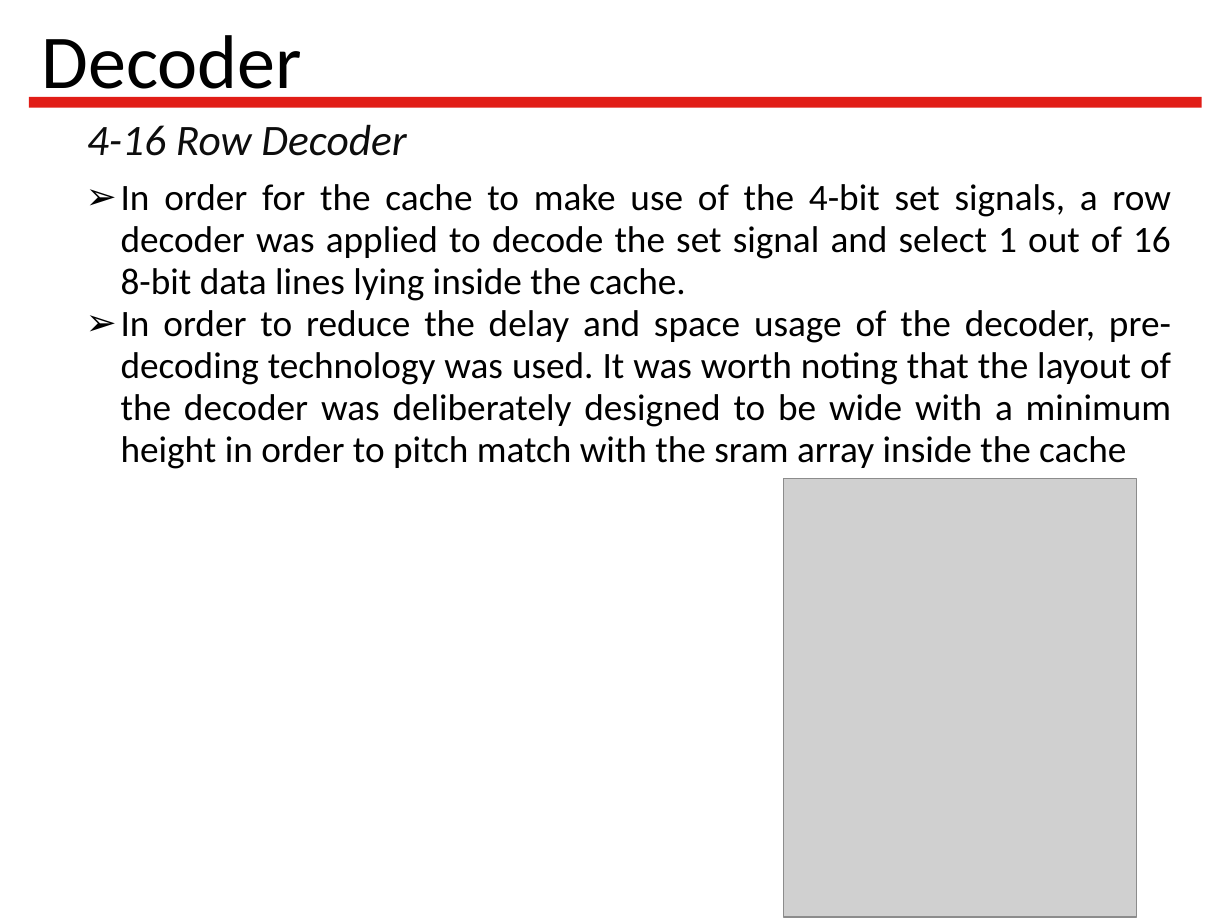
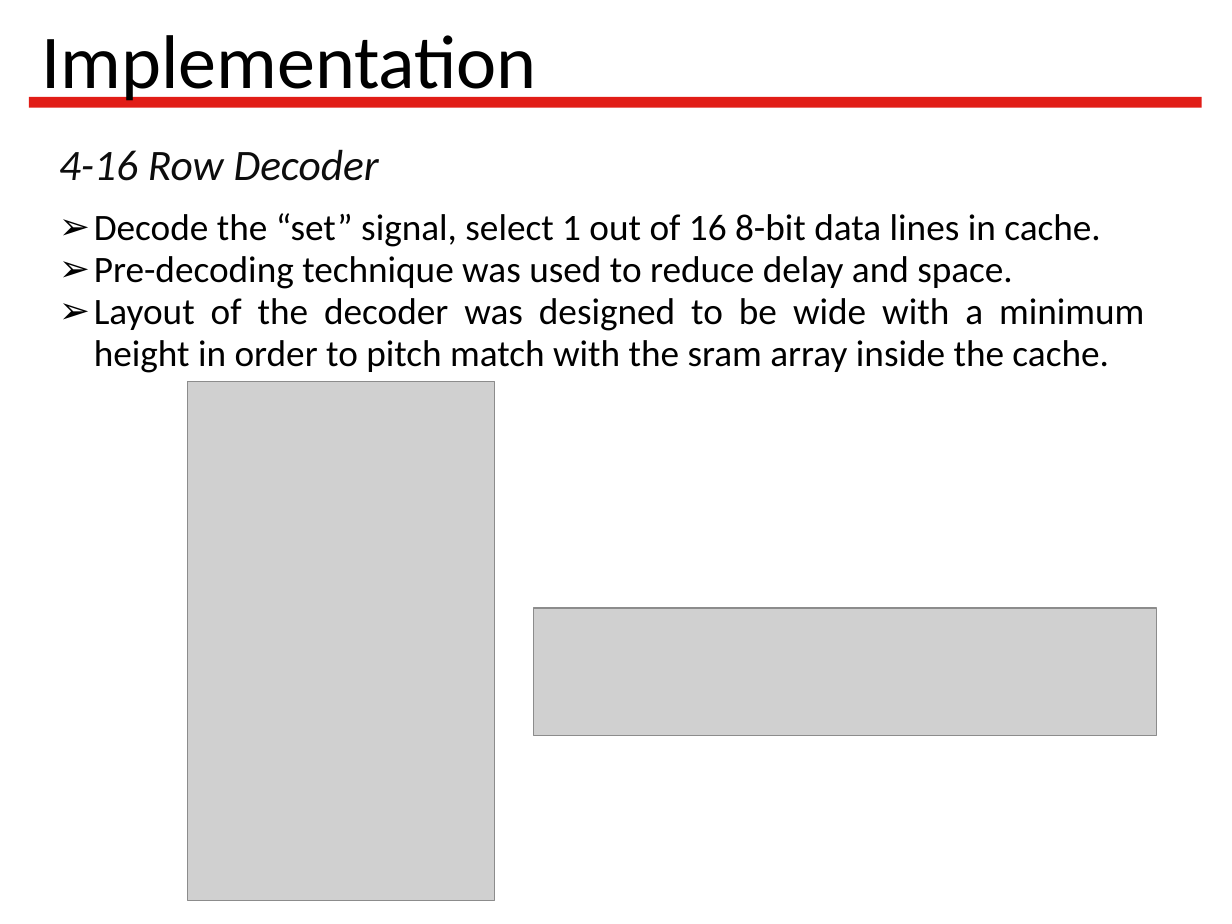
Before and after one commit to Latootoo/ECSE_548, a slide deck: slide 12 of Reports/presentation/Vlsi_project_presentation.ppt (slide 9 before the commit). Drawn at 1232x924 pixels with LibreOffice and Linux fonts; fonts in the diff are those of the drawing; grey boxes stand for pictures; background and template pictures are left out. Boxes give left, top, right and bottom in pixels: in the first picture for what was removed or moved away, otherwise in the second. Text is boxed around its words. In the diff, an @@ line names an element or a change of style, - is before the commit and + after.

```diff
--- a/Reports/presentation/Vlsi_project_presentation.ppt
+++ b/Reports/presentation/Vlsi_project_presentation.ppt
@@ title at (x1=42, y1=35, x2=537, y2=106): text changed @@
-Decoder
+Implementation
@@ text "4-16 Row Decoder" moved from (x1=87, y1=124, x2=406, y2=156) to (x1=59, y1=149, x2=379, y2=181) @@
@@ text at (x1=94, y1=213, x2=1144, y2=373): text changed @@
-➢ In order for the cache to make use of the 4-bit set signals, a row decoder was applied to decode the set signal and select 1 out of 16 8-bit data lines lying inside the cache.
-➢ In order to reduce the delay and space usage of the decoder, pre-decoding technology was used. It was worth noting that the layout of the decoder was deliberately designed to be wide with a minimum height in order to pitch match with the sram array inside the cache
+➢ Decode the “set” signal, select 1 out of 16 8-bit data lines in cache.
+➢ Pre-decoding technique was used to reduce delay and space.
+➢ Layout of the decoder was designed to be wide with a minimum height in order to pitch match with the sram array inside the cache.
@@ picture added at (x1=188, y1=381, x2=495, y2=900) @@
@@ picture resized from (x1=784, y1=478, x2=1137, y2=917) to (x1=533, y1=608, x2=1156, y2=736) @@
```
Also in this commit, not shown: 4 other slides changed, 2 slides added, 1 slide removed.
